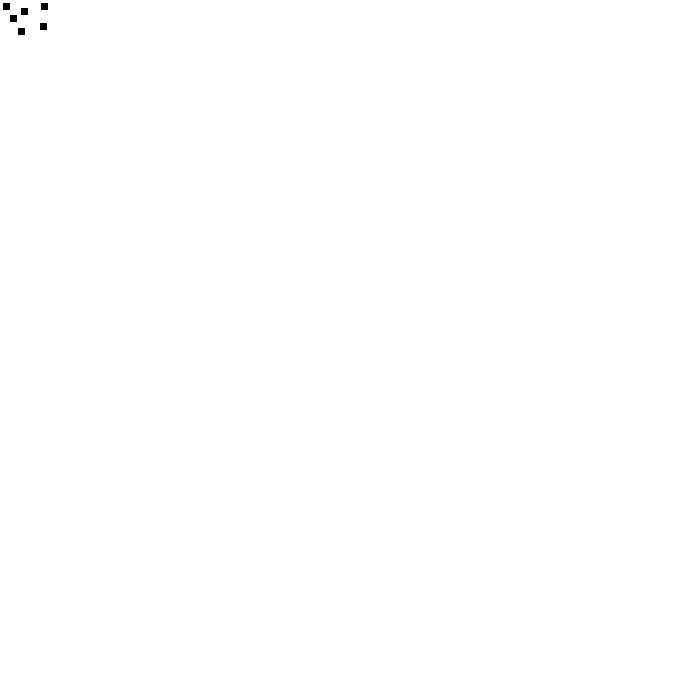
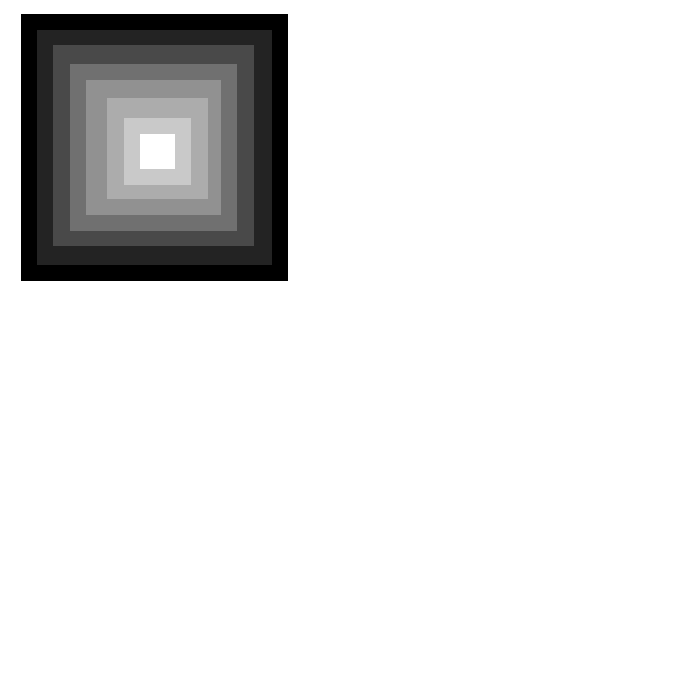
Two versions of the same layered image (700x700). Layer-by-layer changes:
added layer "Capa #1" above "Capa" over [21, 14, 288, 281]
hid "Capa" over [3, 3, 48, 35]
showed "Layer #16" over [241, 241, 288, 281]
